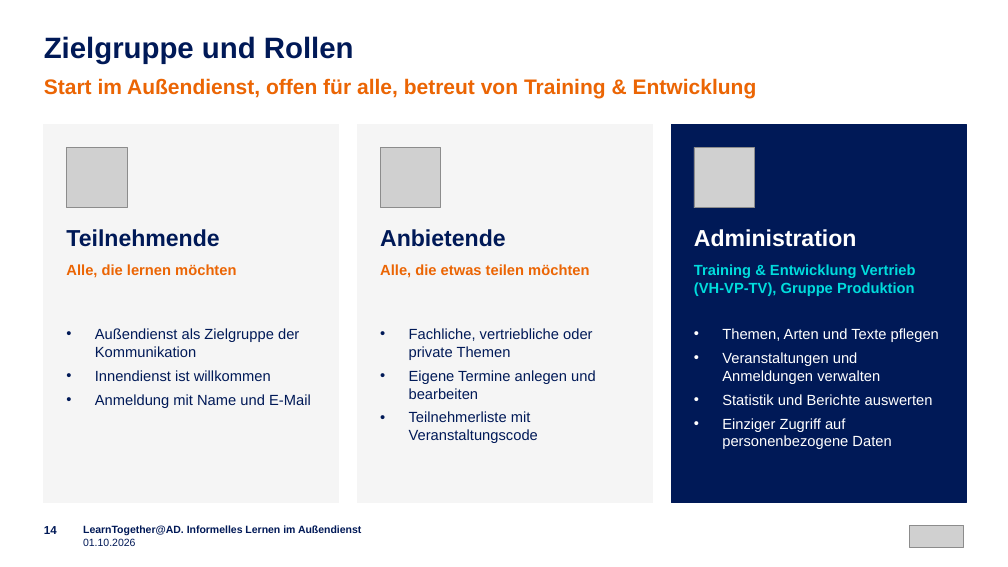
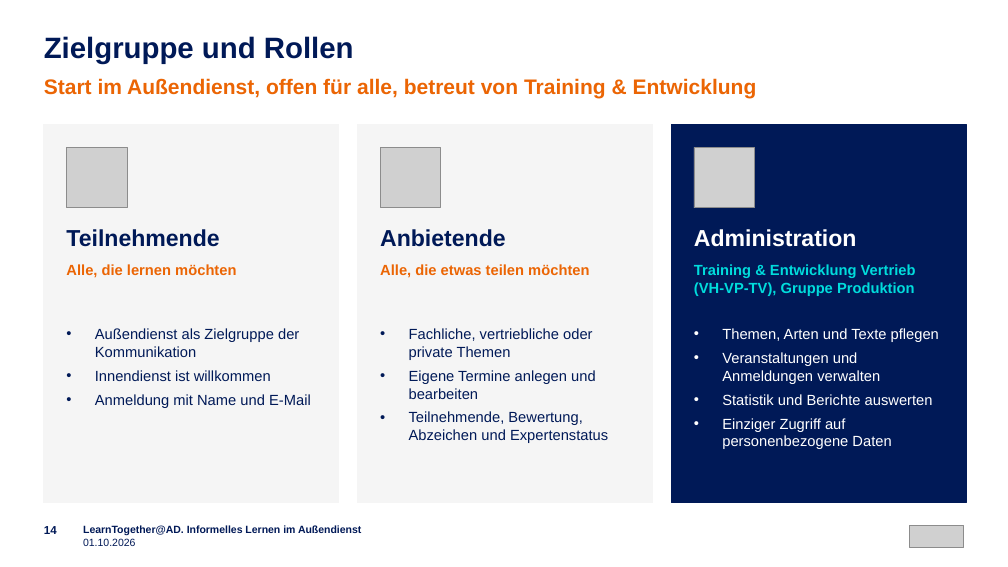
Before and after one commit to emplush/ruv_learntogether, a slide deck: slide 14 of docs/LearnTogether-AD_Praesentation.pptx. Drawn at 1008x567 pixels with LibreOffice and Linux fonts; fonts in the diff are those of the drawing; grey boxes stand for pictures. Boxes give left, top, right and bottom in pixels: in the first picture for what was removed or moved away, otherwise in the second. Text is boxed around its words. In the diff, an @@ line names an element or a change of style, - is before the commit and + after.

```diff
--- a/docs/LearnTogether-AD_Praesentation.pptx
+++ b/docs/LearnTogether-AD_Praesentation.pptx
@@ text at (x1=409, y1=411, x2=608, y2=443): text changed @@
-• Teilnehmerliste mit Veranstaltungscode
+• Teilnehmende, Bewertung, Abzeichen und Expertenstatus
```
Also in this commit, not shown: 6 other slides changed.
